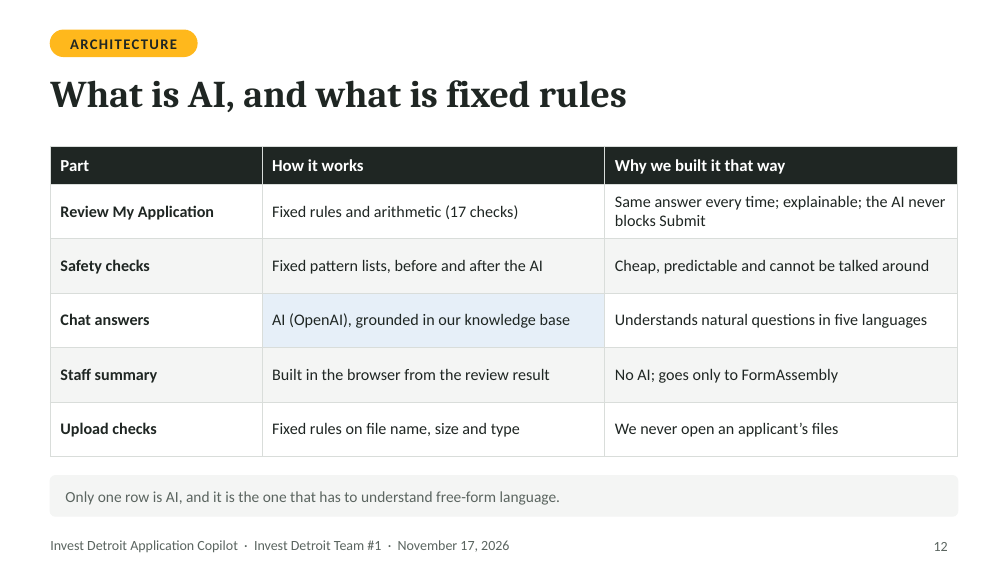
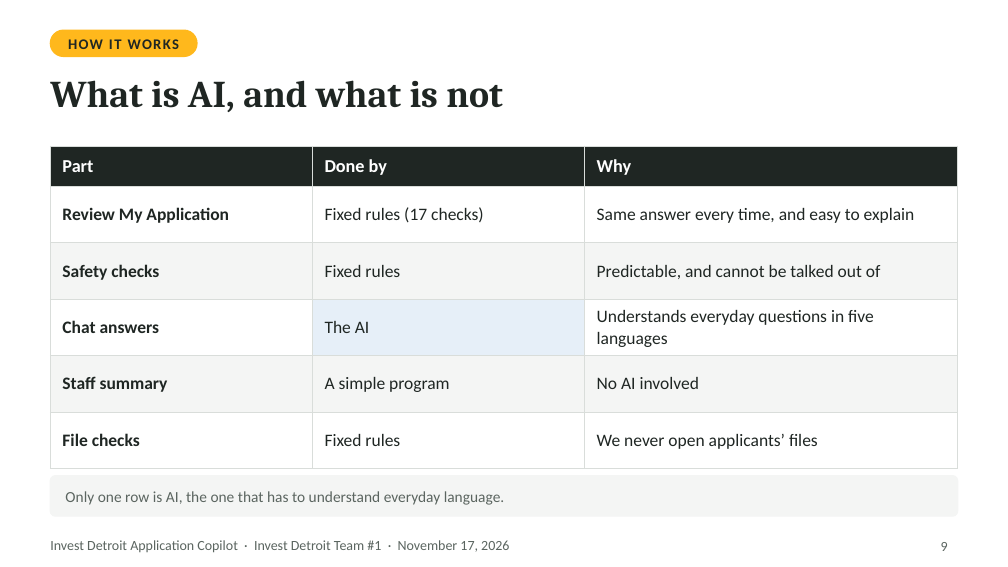
Before and after one commit to ojhnny/invest-detroit-application-copilot, a slide deck: slide 9 of docs/presentation/Invest-Detroit-Copilot-Final-Presentation.pptx (slide 12 before the commit). Drawn at 1008x567 pixels with LibreOffice and Linux fonts; fonts in the diff are those of the drawing. Boxes give left, top, right and bottom in pixels: in the first picture for what was removed or moved away, otherwise in the second. Text is boxed around its words. In the diff, an @@ line names an element or a change of style, - is before the commit and + after.

```diff
--- a/docs/presentation/Invest-Detroit-Copilot-Final-Presentation.pptx
+++ b/docs/presentation/Invest-Detroit-Copilot-Final-Presentation.pptx
@@ text at (68,39,179,49): text changed @@
-ARCHITECTURE
+HOW IT WORKS
@@ text at (50,80,503,112): text changed @@
-What is AI, and what is fixed rules
+What is AI, and what is not
@@ table at (50,146,958,453) @@
-row 1, column 2: How it works
+row 1, column 2: Done by
-row 1, column 3: Why we built it that way
+row 1, column 3: Why
-row 2, column 2: Fixed rules and arithmetic (17 checks)
+row 2, column 2: Fixed rules (17 checks)
-row 2, column 3: Same answer every time; explainable; the AI never blocks Submit
+row 2, column 3: Same answer every time, and easy to explain
-row 3, column 2: Fixed pattern lists, before and after the AI
+row 3, column 2: Fixed rules
-row 3, column 3: Cheap, predictable and cannot be talked around
+row 3, column 3: Predictable, and cannot be talked out of
-row 4, column 2: AI (OpenAI), grounded in our knowledge base
+row 4, column 2: The AI
-row 4, column 3: Understands natural questions in five languages
+row 4, column 3: Understands everyday questions in five languages
-row 5, column 2: Built in the browser from the review result
+row 5, column 2: A simple program
-row 5, column 3: No AI; goes only to FormAssembly
+row 5, column 3: No AI involved
-row 6: Upload checks | Fixed rules on file name, size and type | We never open an applicant’s files
+row 6: File checks | Fixed rules | We never open applicants’ files
@@ size 12 to 13 pt in "Part" @@
@@ size 11.5 to 12.5 pt in "Review My Application", "Safety checks", "Chat answers", "Staff summary" @@
@@ text at (65,491,504,505): text changed @@
-Only one row is AI, and it is the one that has to understand free-form language.
+Only one row is AI, the one that has to understand everyday language.
@@ page number at (941,542,948,551): text changed @@
-12
+9
```
Also in this commit, not shown: 16 other slides changed, 3 slides added, 14 slides removed, 1 other file.
